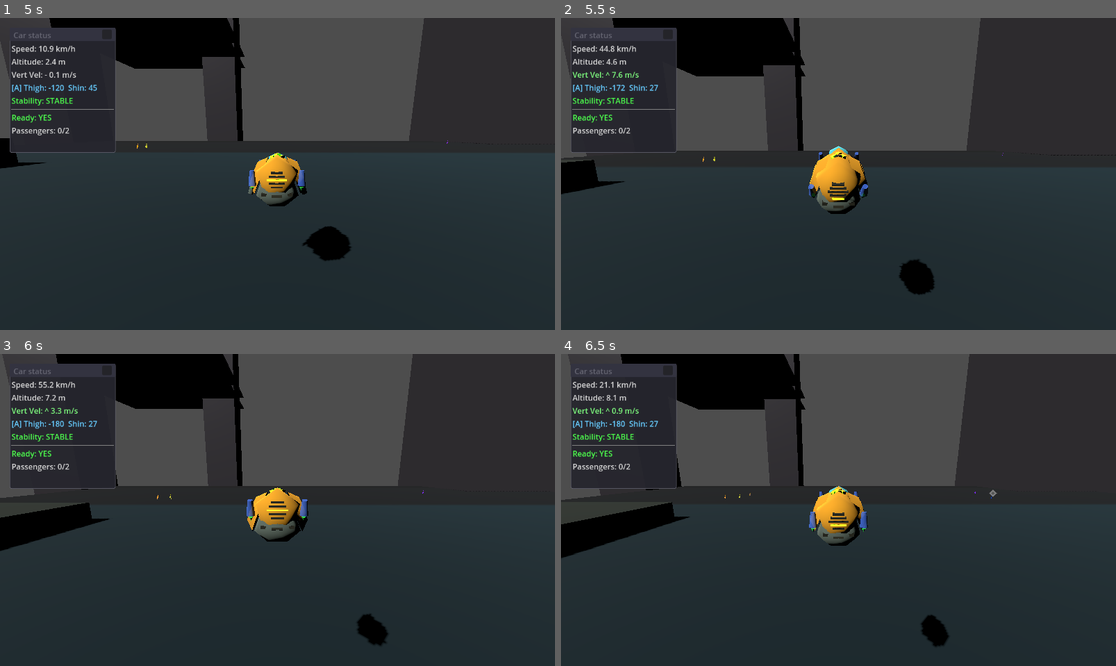
Above: before the commit, frames 1-4 (two rows, left to right).
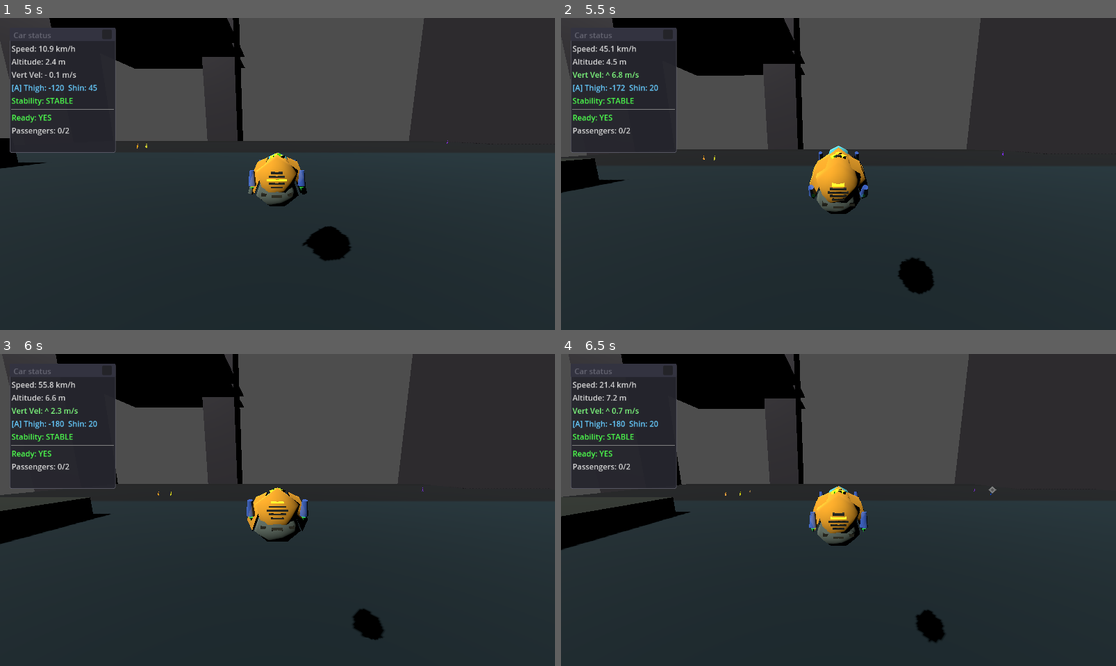
Above: after the commit, the same moments.

Repository: TaxiService/fcar
Game: Godot game, scene res://main.tscn
Same seed, same stepped clock (60 frames per second), same inputs: the game is played once before the commit and once after it. The engine's default icon, where the game draws it, is replaced by a stand-in: a white triangle on a blue panel in a dark square.
Inputs (mouse positions are in pixels of both pictures, inside the frame that each line leads up to):
- Up to frame 1 (5 s): drag from (61, 89) to (333, 105) at 0.52 s; drag from (166, 189) to (249, 236) at 1.27 s; move the mouse to (333, 105) at 2.02 s; hold D (strafe_right) 2.03-2.75 s; tap V (toggle_auto_hover) at 2.1 s; drag from (249, 236) to (111, 127) at 2.77 s; move the mouse to (444, 220) at 3.52 s; hold A (strafe_left) 3.53-4.25 s; tap T (toggle_ready_for_fares) at 3.6 s; tap Space (jump) at 3.77 s; drag from (111, 127) to (194, 96) at 4.27 s
- Up to frame 2 (5.5 s): move the mouse to (866, 174) at 5.02 s; hold S (backward) from 5.03 s (still down); hold Shift from 5.03 s (still down); click (866, 174) at 5.17 s
- Up to frame 3 (6 s): release S (backward) at 5.75 s; release Shift at 5.75 s; drag from (194, 432) to (166, 525) at 5.77 s
- Up to frame 4 (6.5 s): no input

Frame 1 is identical in both runs. In frame 2, 0.8% of the frame differs, in the area x 0-100%, y 0-89%; in frame 3, 1.5%; in frame 4, 1.7%, in the area x 0-79%, y 0-94%.

Commit message:
tweaked backwards booster angle preset

Diff:
--- a/main.tscn
+++ b/main.tscn
@@ -143,7 +143,7 @@
 yaw_acceleration = 1.8
 booster_default_thigh_angle = -119.75
 booster_preset_forward = Vector2(-57, 45)
-booster_preset_backward = Vector2(-180, 27)
+booster_preset_backward = Vector2(-180, 20)
 booster_roll_offset = 60.0
 booster_roll_speed = 120.0
 debug_thrusters = true
